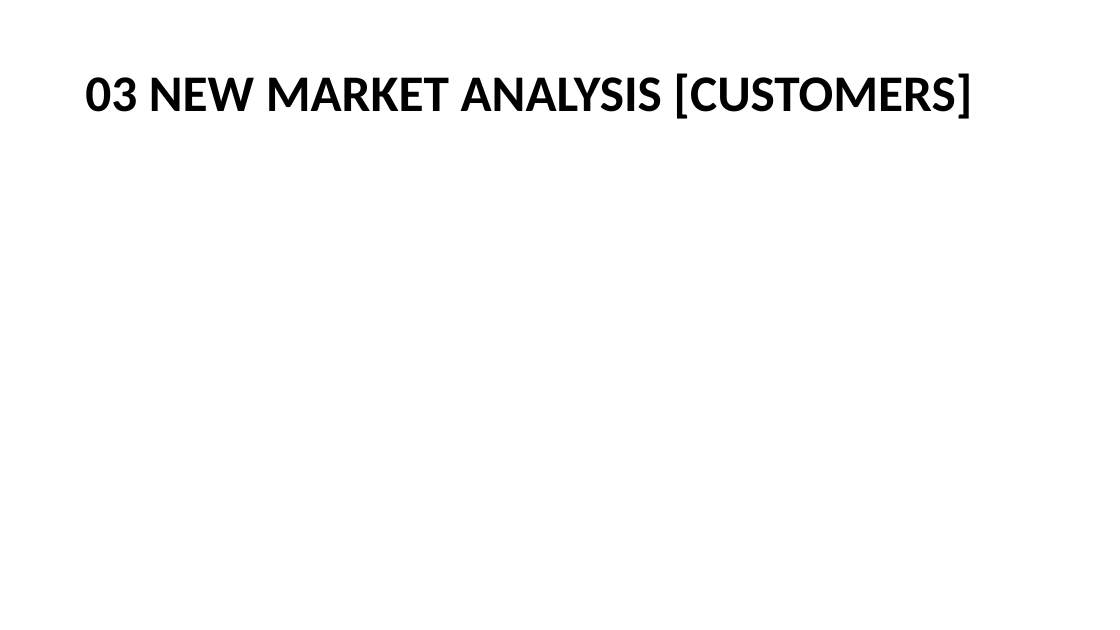
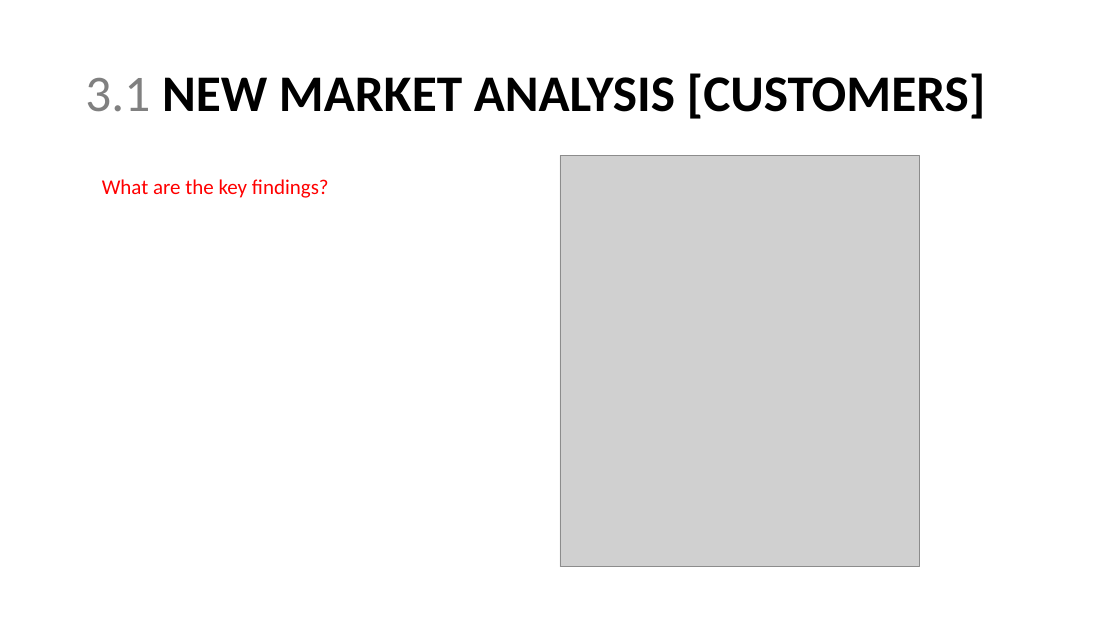
Before and after one commit to sstarkjr/PM_MarketAnalysis, a slide deck: slide 6 of Stephen_Stark_Analysis.pptx. Drawn at 1120x630 pixels with LibreOffice and Linux fonts; fonts in the diff are those of the drawing; grey boxes stand for pictures. Boxes give left, top, right and bottom in pixels: in the first picture for what was removed or moved away, otherwise in the second. Text is boxed around its words. In the diff, an @@ line names an element or a change of style, - is before the commit and + after.

```diff
--- a/Stephen_Stark_Analysis.pptx
+++ b/Stephen_Stark_Analysis.pptx
@@ title at [85, 73, 986, 119]: text changed @@
-03 NEW MARKET ANALYSIS [CUSTOMERS]
+3.1 NEW MARKET ANALYSIS [CUSTOMERS]
@@ text added at [102, 179, 329, 198], 18 pt, text #FF0000 @@
+What are the key findings?
@@ picture added at [560, 155, 920, 567] @@
```
Also in this commit, not shown: 12 other slides changed, 3 slides added, 3 slides removed, 8 other files.
